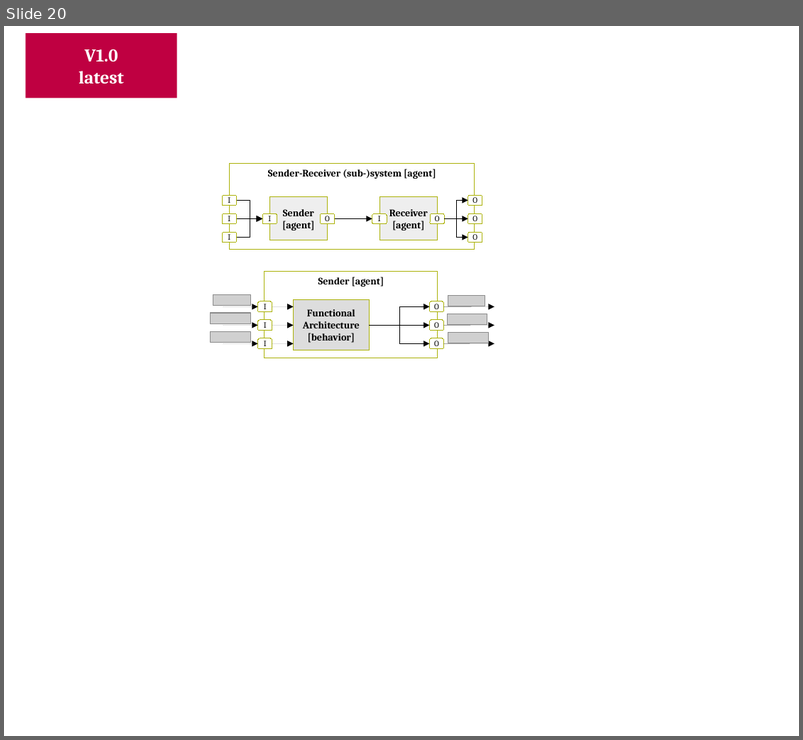
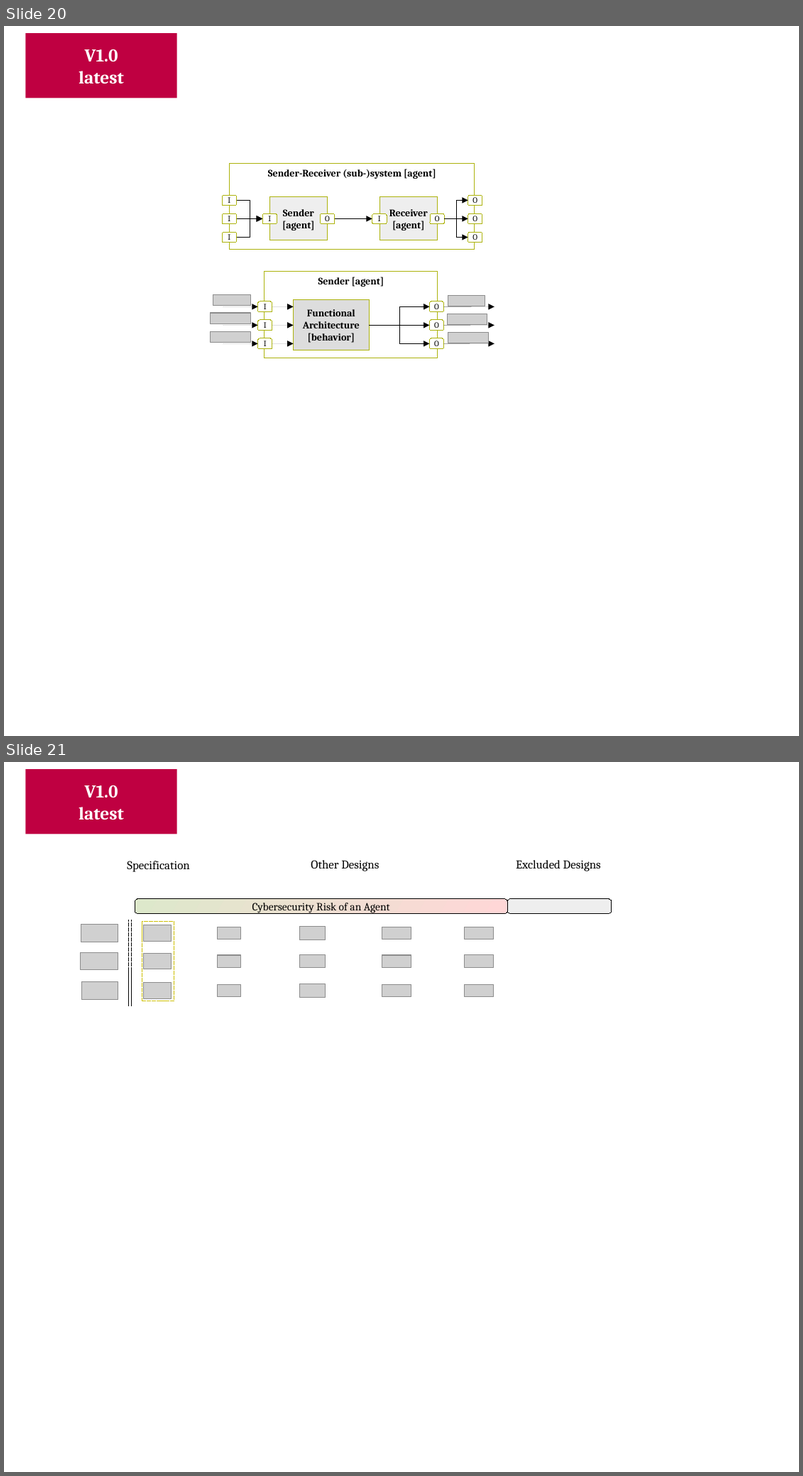
Before and after one commit to v-research/cybersecurity, a slide deck: images/v-research_images_v1.0.odp. Shown one above the other, each under a label of ours: slide 20 before the commit, slides 20 and 21 after it. The pictures are 803x740 and 803x1476 pixels, drawn with LibreOffice and Linux fonts; fonts in the diff are those of the drawing; grey boxes stand for pictures; background and template pictures are left out. Boxes give left, top, right and bottom in pixels: in the first picture for what was removed or moved away, otherwise in the second. Text is boxed around its words. In the diff, an @@ line names an element or a change of style, - is before the commit and + after.

Commit message:
qualitative evaluation of agents (and isk matrix)

```diff
--- a/images/v-research_images_v1.0.odp
+++ b/images/v-research_images_v1.0.odp
@@ slide 21 added at (4, 762, 799, 1472), background #FFFFFF @@
@@ rectangle added at (25, 769, 177, 834), fill #BF0041, 18 pt, text #FFFFFF, bold @@
+V1.0
+latest
@@ text added at (127, 861, 189, 872), 12 pt, text #000000 @@
+Specification
@@ text added at (311, 860, 379, 871), 12 pt, text #000000 @@
+Other Designs
@@ text added at (516, 860, 601, 871), 12 pt, text #000000 @@
+Excluded Designs
@@ rounded rectangle added at (135, 899, 507, 913), fill gradient #DDE8CB to #FFD7D7, outline #000000 0 pt, 11 pt, text #000000 @@
+Cybersecurity Risk of an Agent
@@ rounded rectangle added at (507, 899, 612, 913), fill #EEEEEE, outline #000000 0 pt @@
@@ picture added at (81, 925, 118, 942) @@
@@ line added from (129, 920) to (129, 1007), #000000 0 pt @@
@@ line added from (132, 920) to (132, 1007), #000000 0 pt @@
@@ rectangle added at (142, 922, 174, 1001), outline #CCBE00 0 pt @@
@@ picture added at (144, 925, 172, 941) @@
@@ picture added at (218, 927, 240, 940) @@
@@ picture added at (300, 927, 325, 940) @@
@@ picture added at (383, 927, 412, 940) @@
@@ picture added at (465, 927, 494, 940) @@
@@ picture added at (81, 952, 118, 970) @@
@@ picture added at (144, 953, 172, 969) @@
@@ picture added at (218, 955, 240, 968) @@
@@ picture added at (300, 954, 325, 968) @@
@@ picture added at (383, 955, 412, 968) @@
@@ picture added at (465, 954, 494, 968) @@
@@ picture added at (81, 982, 118, 999) @@
@@ picture added at (144, 983, 172, 998) @@
@@ picture added at (218, 985, 240, 997) @@
@@ picture added at (300, 984, 325, 997) @@
@@ picture added at (383, 985, 412, 997) @@
@@ picture added at (465, 984, 494, 997) @@
```
Also in this commit, not shown: 1 slide removed, 6 other files.
